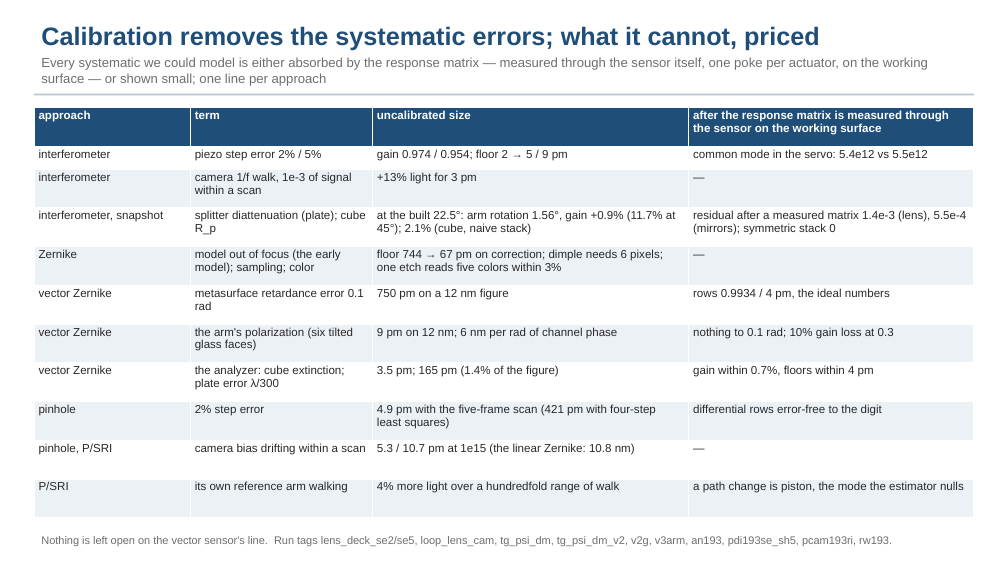
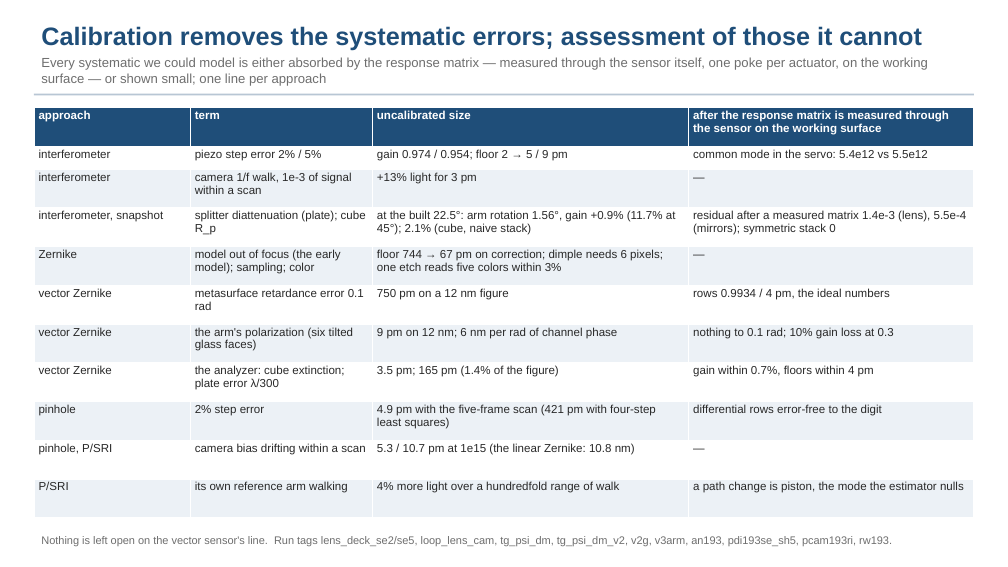
Before and after one commit to nasa-jpl/macos, a slide deck: slide 19 of demo_session/deck_gauges_short.pptx. Drawn at 1008x567 pixels with LibreOffice and Linux fonts; fonts in the diff are those of the drawing. Boxes give left, top, right and bottom in pixels: in the first picture for what was removed or moved away, otherwise in the second. Text is boxed around its words. In the diff, an @@ line names an element or a change of style, - is before the commit and + after.

```diff
--- a/demo_session/deck_gauges_short.pptx
+++ b/demo_session/deck_gauges_short.pptx
@@ text at <box>41,26,922,51</box>: text changed @@
-Calibration removes the systematic errors; what it cannot, priced
+Calibration removes the systematic errors; assessment of those it cannot
```
Also in this commit, not shown: 4 other slides changed, 2 slides removed, 4 other files.
